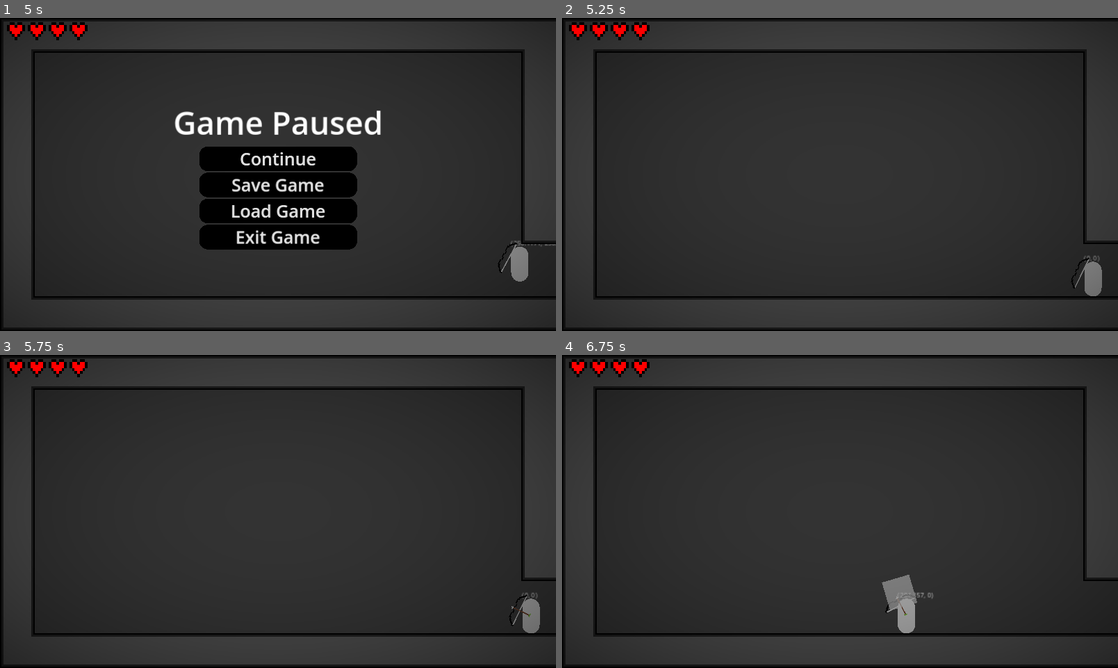
Above: before the commit, frames 1-4 (two rows, left to right).
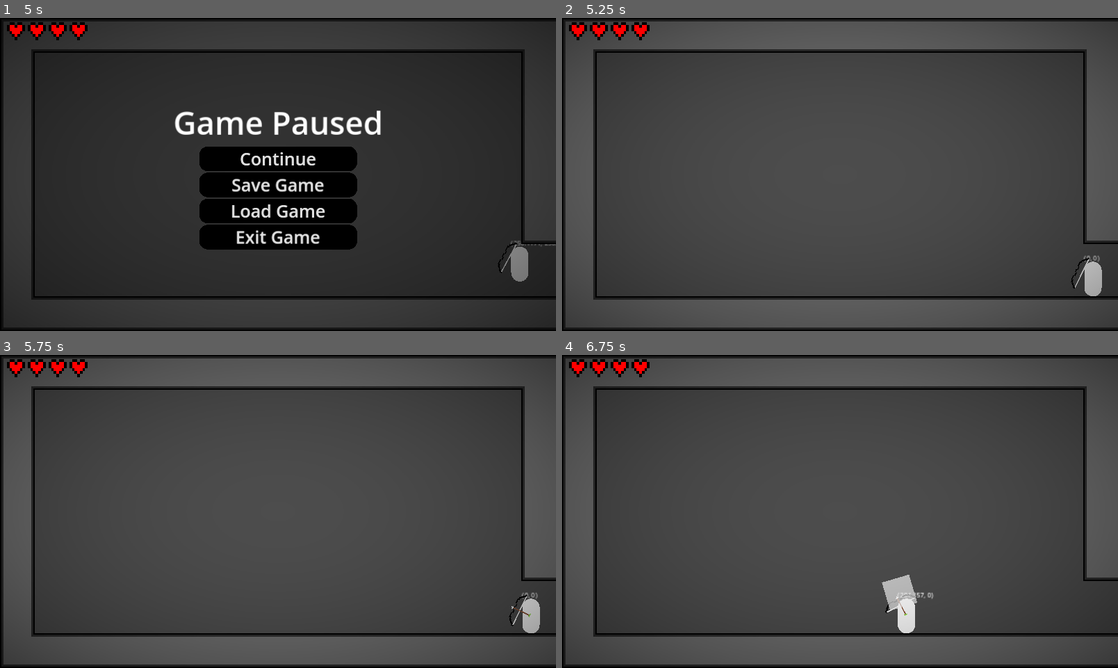
Above: after the commit, the same moments.

Repository: olvior/mushroom-mania
Game: Godot game, scene res://GUI/mainmenu/main_menu.tscn
Same seed, same stepped clock (60 frames per second), same inputs: the game is played once before the commit and once after it.
Inputs (mouse positions are in pixels of both pictures, inside the frame that each line leads up to):
- Up to frame 1 (5 s): click "New Game" at 0.5 s; move the mouse to (400, 158) at 1.27 s; hold Right (right) 1.28-2.78 s; tap X (attack) at 1.35, 3.6 s; tap Z (jump) at 1.52, 2.27, 3.77, 4.52 s; move the mouse to (166, 190) at 2.02 s; click (166, 190) at 2.1 s; move the mouse to (333, 105) at 2.77 s; hold Left (left) 2.78-3.53 s; tap C (dash) at 2.85 s; move the mouse to (250, 237) at 3.52 s; hold Right (right) from 3.53 s (still down); move the mouse to (444, 221) at 4.27 s; click (444, 221) at 4.35 s; tap Escape (escape) at 4.9 s
- Up to frame 2 (5.25 s): release Right (right) at 5 s; click "Continue" at 5 s
- Up to frame 3 (5.75 s): no input
- Up to frame 4 (6.75 s): tap Enter at 5.75 s; move the mouse to (673, 464) at 5.77 s; hold Left (left) 5.78-6.53 s; tap C (dash) at 5.85 s; tap Z (jump) at 6.02 s; move the mouse to (867, 511) at 6.52 s; hold Right (right) from 6.53 s (still down); tap X (attack) at 6.6 s

Frame 1 is identical in both runs. In frame 2, 34% of the frame differs, in the area x 0-100%, y 1-99%; in frame 3, 34%; in frame 4, 34%.

Commit message:
Fixed pause-vignette

Diff:
--- a/GUI/hud/hud.gd
+++ b/GUI/hud/hud.gd
@@ -35,7 +35,7 @@
 
 		if get_tree().paused:
 			pause_menu = pause.instantiate()
-			Global.main_scene.get_node("CanvasLayer").add_child(pause_menu)
+			self.add_child(pause_menu)
 			vignette.call_deferred("darken")
 
 		else:
--- a/GUI/hud/pause.gd
+++ b/GUI/hud/pause.gd
@@ -5,6 +5,7 @@
 
 func _on_continue_button_up():
 	get_tree().paused = false
+	self.get_parent().vignette.lighten()
 	self.queue_free()
 
 func _on_save_button_up():
--- a/GUI/hud/vignette.gd
+++ b/GUI/hud/vignette.gd
@@ -1,7 +1,7 @@
 extends ColorRect
 
-var dark = 1
-var light = 0.2
+var dark = 1.0
+var light = 0.5
 
 func darken():
 	material.set_shader_parameter("menu", true)
--- a/GUI/hud/vignette.gdshader
+++ b/GUI/hud/vignette.gdshader
@@ -1,6 +1,6 @@
 shader_type canvas_item;
 
-uniform float alpha = 0.2;
+uniform float alpha = 1;
 uniform bool menu = false;
 
 void fragment() {
